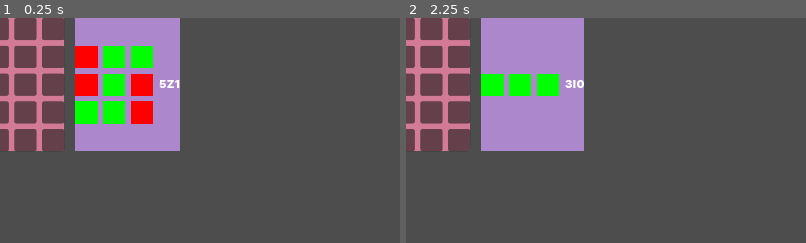
Above: before the commit, frames 1-2 (left to right).
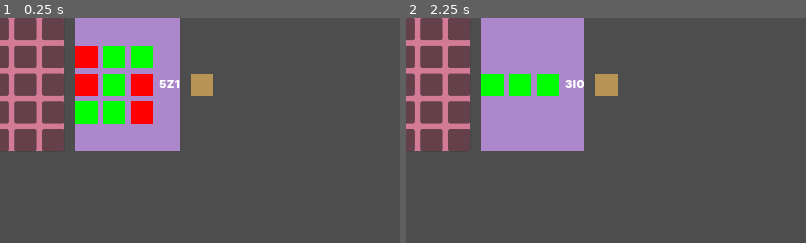
Above: after the commit, the same moments.

Repository: Pe3Hu/awa
Game: Godot game, scene res://entities/world/world.tscn
The game is run twice, just before and just after one commit, with the same random seed, the same clock (stepped at 60 frames per second) and the same inputs.
Inputs:
- Up to frame 1 (0.25 s): no input
- Up to frame 2 (2.25 s): tap Enter at 0.5, 2 s; hold D 0.53-1.28 s; tap Space at 1.25 s; hold A 1.28-2.03 s; hold D from 2.03 s (still down)
The pictures show only the part of the screen within x 9-59%, y 0-50%; the shares and areas given below are measured in that part.

The runs differ from the first frame. In frame 1, 0.5% of the frame differs, in the area x 47-54%, y 24-35%; in frame 2, 0.6%, in the area x 47-53%, y 24-35%.

Commit message:
version 0.0011
1. Hangar Board entity added

Diff:
--- a/entities/board/board_resource.gd
+++ b/entities/board/board_resource.gd
@@ -1 +1,4 @@
 class_name BoardResource extends Resource
+
+
+var gui: GUIResource
--- a/entities/board/convoy/board_convoy.gd
+++ b/entities/board/convoy/board_convoy.gd
@@ -2,9 +2,14 @@
 
 
 var coins := []#0, 2, 3, 4, 5]
+@export var resource: BoardConvoyResource
 
 
 func _ready() -> void:
+	resource.gui = gui.resource
+	gui.resource.convoy = resource
+	resource.calc_all_contracts()
+
 	for _i in 5 * 5:
 		var slot := Slot.new()
 		slot.init(self, TokenResource.Type.COMPARTMENT, Vector2(32, 32))
@@ -12,8 +17,8 @@
 
 	for _i in coins.size():
 		var token = TokenCompartment.new()
-		var resource = TokenCompartmentResource.new()
+		var _resource = TokenCompartmentResource.new()
 		resource.init(TokenResource.CompartmentSubtype.ANY, coins[_i])
-		token.init(resource)
+		token.init(_resource)
 		%Grid.get_child(_i).add_child(token)
 		#token.update_value()
--- a/entities/board/convoy/board_convoy.tscn
+++ b/entities/board/convoy/board_convoy.tscn
@@ -1,14 +1,19 @@
-[gd_scene load_steps=4 format=3 uid="uid://bhhwgsnlm0bqs"]
+[gd_scene load_steps=6 format=3 uid="uid://bhhwgsnlm0bqs"]
 
 [ext_resource type="PackedScene" uid="uid://dmtv5egd6dmj7" path="res://entities/board/board.tscn" id="1_qrunf"]
 [ext_resource type="Script" path="res://entities/board/convoy/board_convoy.gd" id="2_ggsi7"]
+[ext_resource type="Script" path="res://entities/board/convoy/board_convoy_resource.gd" id="3_4phee"]
 
 [sub_resource type="StyleBoxFlat" id="StyleBoxFlat_8e5mx"]
 bg_color = Color(0.826246, 0.476606, 0.588896, 1)
 
+[sub_resource type="Resource" id="Resource_ibf55"]
+script = ExtResource("3_4phee")
+
 [node name="BoardConvoy" instance=ExtResource("1_qrunf")]
 theme_override_styles/panel = SubResource("StyleBoxFlat_8e5mx")
 script = ExtResource("2_ggsi7")
+resource = SubResource("Resource_ibf55")
 
 [node name="Grid" parent="HBox" index="0"]
 columns = 5
--- a/entities/board/convoy/board_convoy_resource.gd
+++ b/entities/board/convoy/board_convoy_resource.gd
@@ -1 +1,18 @@
 class_name BoardConvoyResource extends BoardResource
+
+
+var contracts = []
+
+
+func calc_all_contracts() -> void:
+	for title in Global.dict.contract.title:
+		var contract = {}
+		contract.title = title
+		contract.aspects = Global.dict.contract.title[title].aspects
+		contracts.append(contract)
+		#contract.stars = []
+		#contract.star = 0
+		contract.appraisals = {}
+
+	var a = gui.convoy.contracts
+	pass
--- /dev/null
+++ b/entities/board/convoy/contract.json
@@ -0,0 +1,81 @@
+[
+ {
+  "title": "analysis",
+  "network": 7,
+  "stealth": 3
+ },
+ {
+  "title": "hitch",
+  "network": 2,
+  "payload": 8
+ },
+ {
+  "title": "assist",
+  "network": 5,
+  "energy": 5
+ },
+ {
+  "title": "contraband",
+  "speed": 2,
+  "payload": 2,
+  "stealth": 6
+ },
+ {
+  "title": "caravan",
+  "speed": 2,
+  "payload": 5,
+  "barrier": 3
+ },
+ {
+  "title": "express",
+  "speed": 7,
+  "payload": 3
+ },
+ {
+  "title": "evacuation",
+  "payload": 2,
+  "barrier": 8
+ },
+ {
+  "title": "escort",
+  "speed": 2,
+  "barrier": 4,
+  "firepower": 4
+ },
+ {
+  "title": "recharge",
+  "energy": 6,
+  "speed": 4
+ },
+ {
+  "title": "hunt",
+  "speed": 3,
+  "firepower": 7
+ },
+ {
+  "title": "assault",
+  "energy": 3,
+  "barrier": 2,
+  "firepower": 5
+ },
+ {
+  "title": "elimination",
+  "firepower": 6,
+  "stealth": 4
+ },
+ {
+  "title": "opening",
+  "network": 3,
+  "hack": 7
+ },
+ {
+  "title": "disconnection",
+  "energy": 2,
+  "hack": 8
+ },
+ {
+  "title": "theft",
+  "hack": 5,
+  "stealth": 5
+ }
+]
--- /dev/null
+++ b/entities/board/hangar/board_hangar.gd
@@ -0,0 +1,10 @@
+class_name BoardHangar extends Board
+
+
+@export var resource: BoardHangarResource
+
+
+func _ready() -> void:
+	resource.gui = gui.resource
+	gui.resource.hangar = resource
+	resource.calc_all_triplets()
--- /dev/null
+++ b/entities/board/hangar/board_hangar.tscn
@@ -0,0 +1,31 @@
+[gd_scene load_steps=6 format=3 uid="uid://c85ksps25sosc"]
+
+[ext_resource type="PackedScene" uid="uid://dmtv5egd6dmj7" path="res://entities/board/board.tscn" id="1_r8oi7"]
+[ext_resource type="Script" path="res://entities/board/hangar/board_hangar.gd" id="2_1cxff"]
+[ext_resource type="Script" path="res://entities/board/hangar/board_hangar_resource.gd" id="3_nc1cb"]
+
+[sub_resource type="StyleBoxFlat" id="StyleBoxFlat_fqjrw"]
+bg_color = Color(0.71768, 0.57559, 0.3369, 1)
+
+[sub_resource type="Resource" id="Resource_s6j7y"]
+script = ExtResource("3_nc1cb")
+
+[node name="BoardHangar" instance=ExtResource("1_r8oi7")]
+anchors_preset = -1
+anchor_left = 0.482639
+anchor_top = 0.469136
+anchor_right = 0.517361
+anchor_bottom = 0.530864
+offset_right = 0.0
+offset_bottom = 0.0
+grow_horizontal = 2
+grow_vertical = 2
+size_flags_horizontal = 4
+size_flags_vertical = 4
+theme_override_styles/panel = SubResource("StyleBoxFlat_fqjrw")
+script = ExtResource("2_1cxff")
+resource = SubResource("Resource_s6j7y")
+metadata/_edit_use_anchors_ = true
+
+[node name="Grid" parent="HBox" index="0"]
+columns = 5
--- /dev/null
+++ b/entities/board/hangar/board_hangar_resource.gd
@@ -0,0 +1,115 @@
+class_name BoardHangarResource extends BoardResource
+
+
+var triplets = []
+var performances = {}
+
+
+func calc_all_triplets() -> void:
+	var titles = []
+
+	for size in Global.dict.wagon.size:
+		var _titles = Global.dict.wagon.size[size].duplicate()
+		titles.append(_titles)
+
+	var combinations = Global.get_all_combinations(titles)
+
+	for combination in combinations:
+		var triplet = {}
+		triplet.combination = combination
+		triplet.aspects = {}
+
+		for title in combination:
+			for aspect in Global.dict.wagon.title[title].aspects:
+				if !triplet.aspects.has(aspect):
+					triplet.aspects[aspect] = 0
+
+				triplet.aspects[aspect] += Global.dict.wagon.title[title].aspects[aspect]
+
+		triplets.append(triplet)
+
+	calc_all_performances()
+
+func calc_all_performances() -> void:
+	var stars = {}
+	stars[1] = [-7, 0]
+	stars[2] = [1, 4]
+	stars[3] = [5, 8]
+	stars[4] = [9, 12]
+
+	for contract in gui.convoy.contracts:
+		#var sum_stars = 0
+
+		for triplet in triplets:
+			var performance = {}
+			performance.triplet = triplets.find(triplet)
+			performance.contract = gui.convoy.contracts.find(contract)
+			performance.appraisal = 0
+			#performance.appraisals = {}
+			#performance.success = true
+			var aspects = triplet.aspects.keys().filter(func (a): return !contract.aspects.has(a))
+			aspects.append_array(contract.aspects.keys())
+
+			for aspect in aspects:
+				var appraisal = 0
+
+				if triplet.aspects.has(aspect):
+					appraisal += triplet.aspects[aspect]
+
+				if contract.aspects.has(aspect):
+					appraisal -= contract.aspects[aspect]
+
+					#performance.appraisals[aspect] = appraisal
+					performance.appraisal += appraisal
+				else:
+					if appraisal < 0:
+						#performance.appraisals[aspect] = appraisal
+						performance.appraisal += appraisal
+
+				#if appraisal < 0 and performance.success:
+				#	performance.success = false
+
+			var fails = int(-performance.appraisal)
+
+			if fails <= -7:
+				fails = -7
+
+			if fails >= 12:
+				fails = 12
+
+			fails *= -1
+			#for star in stars:
+				#if fails >= stars[star].front() and fails <= stars[star].back():
+					#performance.star = star
+					#break
+			#
+			#contract.stars.append(performance.star)
+			#sum_stars += performance.star
+
+		#contract.star = snappedf(float(sum_stars) / triplets.size(), 0.01)
+		#print([contract.title, contract.star])
+
+			#if fails <= 5 and fails > 0:
+			if true:
+				if !contract.appraisals.has(fails):
+					contract.appraisals[fails] = []
+
+				contract.appraisals[fails].append(performance)
+
+		#var appraisals = contract.appraisals.keys()
+		#appraisals.sort()
+		#for appraisal in appraisals:
+		#	print([contract.title, appraisal, contract.appraisals[appraisal].size()])
+
+	#var fails = performances.keys()
+	#fails.sort()
+	#
+	#for _i in fails:
+		#print([_i, performances[_i]])
+	#performances.sort_custom(func(a, b): return a.appraisal > b.appraisal)
+
+
+
+
+
+	pass
--- a/entities/board/wagon/board_wagon.gd
+++ b/entities/board/wagon/board_wagon.gd
@@ -20,7 +20,7 @@
 		var slot = %Grid.get_child(_i)
 		slot.visible = _i < resource.dimension.x * resource.dimension.y
 		var x = _i % resource.dimension.x
-		var y = _i / resource.dimension.x
+		var y = int(float(_i) / resource.dimension.x)
 
 		if resource.grids.has(Vector2i(x, y)):
 			slot.status = SlotResource.Status.ACTIVE
--- /dev/null
+++ b/entities/board/wagon/wagon 2.json
@@ -0,0 +1,123 @@
+[
+ {
+  "title": "hat",
+  "size": 3,
+  "network": 7,
+  "energy": -3
+ },
+ {
+  "title": "wallet",
+  "size": 3,
+  "energy": 5,
+  "payload": -1
+ },
+ {
+  "title": "boot",
+  "size": 3,
+  "energy": -4,
+  "speed": 10,
+  "payload": -2
+ },
+ {
+  "title": "backpack",
+  "size": 3,
+  "energy": -2,
+  "speed": -3,
+  "payload": 9
+ },
+ {
+  "title": "key",
+  "size": 3,
+  "network": -1,
+  "hack": 3
+ },
+ {
+  "title": "sword",
+  "size": 3,
+  "energy": -1,
+  "barrier": 3
+ },
+ {
+  "title": "shield",
+  "size": 3,
+  "speed": -1,
+  "firepower": 3
+ },
+ {
+  "title": "cloak",
+  "size": 3,
+  "payload": -1,
+  "stealth": 3
+ },
+ {
+  "title": "spider",
+  "size": 4,
+  "network": 4,
+  "hack": 2
+ },
+ {
+  "title": "dragon",
+  "size": 4,
+  "energy": 4,
+  "firepower": 2
+ },
+ {
+  "title": "serpent",
+  "size": 4,
+  "speed": 4,
+  "stealth": 2
+ },
+ {
+  "title": "turtle",
+  "size": 4,
+  "payload": 4,
+  "barrier": 2
+ },
+ {
+  "title": "mother",
+  "size": 5,
+  "network": 4,
+  "energy": 2,
+  "payload": 3
+ },
+ {
+  "title": "glow",
+  "size": 5,
+  "network": 5,
+  "speed": 4
+ },
+ {
+  "title": "boiler",
+  "size": 5,
+  "energy": 3,
+  "payload": 6
+ },
+ {
+  "title": "twilight",
+  "size": 5,
+  "speed": 2,
+  "hack": 5,
+  "stealth": 2
+ },
+ {
+  "title": "punishment",
+  "size": 5,
+  "speed": 3,
+  "hack": 3,
+  "firepower": 3
+ },
+ {
+  "title": "crucible",
+  "size": 5,
+  "energy": 5,
+  "barrier": 2,
+  "firepower": 2
+ },
+ {
+  "title": "shelter",
+  "size": 5,
+  "payload": 2,
+  "barrier": 4,
+  "stealth": 3
+ }
+]
--- /dev/null
+++ b/entities/board/wagon/wagon.json
@@ -0,0 +1,153 @@
+[
+ {
+  "title": "hat",
+  "size": 3,
+  "network": 7,
+  "energy": -3
+ },
+ {
+  "title": "wallet",
+  "size": 3,
+  "energy": 5,
+  "payload": -1
+ },
+ {
+  "title": "boot",
+  "size": 3,
+  "energy": -4,
+  "speed": 10,
+  "payload": -2
+ },
+ {
+  "title": "backpack",
+  "size": 3,
+  "energy": -2,
+  "speed": -3,
+  "payload": 9
+ },
+ {
+  "title": "key",
+  "size": 3,
+  "network": -1,
+  "hack": 3
+ },
+ {
+  "title": "sword",
+  "size": 3,
+  "energy": -1,
+  "barrier": 3
+ },
+ {
+  "title": "shield",
+  "size": 3,
+  "speed": -1,
+  "firepower": 3
+ },
+ {
+  "title": "cloak",
+  "size": 3,
+  "payload": -1,
+  "stealth": 3
+ },
+ {
+  "title": "spider",
+  "size": 4,
+  "network": 4,
+  "hack": 2
+ },
+ {
+  "title": "dragon",
+  "size": 4,
+  "energy": 4,
+  "firepower": 2
+ },
+ {
+  "title": "serpent",
+  "size": 4,
+  "speed": 4,
+  "stealth": 2
+ },
+ {
+  "title": "turtle",
+  "size": 4,
+  "payload": 4,
+  "barrier": 2
+ },
+ {
+  "title": "sloth",
+  "size": 4,
+  "energy": 5,
+  "hack": -3,
+  "barrier": 3,
+  "firepower": 1
+ },
+ {
+  "title": "lynx",
+  "size": 4,
+  "speed": 5,
+  "barrier": -3,
+  "stealth": 4
+ },
+ {
+  "title": "parasite",
+  "size": 4,
+  "network": 5,
+  "hack": 4,
+  "firepower": -3
+ },
+ {
+  "title": "boar",
+  "size": 4,
+  "payload": 5,
+  "barrier": 1,
+  "firepower": 3,
+  "stealth": -3
+ },
+ {
+  "title": "mother",
+  "size": 5,
+  "network": 4,
+  "energy": 2,
+  "payload": 3
+ },
+ {
+  "title": "glow",
+  "size": 5,
+  "network": 5,
+  "speed": 4
+ },
+ {
+  "title": "boiler",
+  "size": 5,
+  "energy": 3,
+  "payload": 6
+ },
+ {
+  "title": "twilight",
+  "size": 5,
+  "speed": 2,
+  "hack": 5,
+  "stealth": 2
+ },
+ {
+  "title": "punishment",
+  "size": 5,
+  "speed": 3,
+  "hack": 3,
+  "firepower": 3
+ },
+ {
+  "title": "crucible",
+  "size": 5,
+  "energy": 5,
+  "barrier": 2,
+  "firepower": 2
+ },
+ {
+  "title": "shelter",
+  "size": 5,
+  "payload": 2,
+  "barrier": 4,
+  "stealth": 3
+ }
+]
--- a/entities/gui/gui.gd
+++ b/entities/gui/gui.gd
@@ -1 +1,4 @@
 class_name GUI extends CanvasLayer
+
+
+@export var resource: GUIResource
--- a/entities/gui/gui.tscn
+++ b/entities/gui/gui.tscn
@@ -1,12 +1,18 @@
-[gd_scene load_steps=4 format=3 uid="uid://do4xhwky8pgte"]
+[gd_scene load_steps=7 format=3 uid="uid://do4xhwky8pgte"]
 
 [ext_resource type="Script" path="res://entities/gui/gui.gd" id="1_r04wd"]
 [ext_resource type="PackedScene" uid="uid://bhhwgsnlm0bqs" path="res://entities/board/convoy/board_convoy.tscn" id="2_3jumh"]
+[ext_resource type="Script" path="res://entities/gui/gui_resource.gd" id="2_j4emd"]
 [ext_resource type="PackedScene" uid="uid://b32qo8wo2xufu" path="res://entities/board/wagon/board_wagon.tscn" id="3_8rhkk"]
+[ext_resource type="PackedScene" uid="uid://c85ksps25sosc" path="res://entities/board/hangar/board_hangar.tscn" id="4_lbxta"]
+
+[sub_resource type="Resource" id="Resource_mhl0t"]
+script = ExtResource("2_j4emd")
 
 [node name="GUI" type="CanvasLayer"]
 process_mode = 3
 script = ExtResource("1_r04wd")
+resource = SubResource("Resource_mhl0t")
 
 [node name="HBox" type="HBoxContainer" parent="."]
 offset_right = 40.0
@@ -14,10 +20,14 @@
 theme_override_constants/separation = 16
 alignment = 1
 
-[node name="ConvoyBoard" parent="HBox" node_paths=PackedStringArray("gui") instance=ExtResource("2_3jumh")]
+[node name="BoardConvoy" parent="HBox" node_paths=PackedStringArray("gui") instance=ExtResource("2_3jumh")]
 layout_mode = 2
 gui = NodePath("../..")
 
-[node name="WagonBoard" parent="HBox" instance=ExtResource("3_8rhkk")]
+[node name="BoardWagon" parent="HBox" node_paths=PackedStringArray("gui") instance=ExtResource("3_8rhkk")]
 layout_mode = 2
-gui = Object(CanvasLayer,"_import_path":NodePath(""),"unique_name_in_owner":false,"process_mode":3,"process_priority":0,"process_physics_priority":0,"process_thread_group":0,"physics_interpolation_mode":0,"auto_translate_mode":0,"editor_description":"","layer":1,"visible":true,"offset":Vector2(0, 0),"rotation":0.0,"scale":Vector2(1, 1),"transform":Transform2D(1, 0, 0, 1, 0, 0),"follow_viewport_enabled":false,"follow_viewport_scale":1.0,"script":ExtResource("1_r04wd"))
+gui = NodePath("../..")
+
+[node name="BoardHangar" parent="HBox" node_paths=PackedStringArray("gui") instance=ExtResource("4_lbxta")]
+layout_mode = 2
+gui = NodePath("../..")
--- /dev/null
+++ b/entities/gui/gui_resource.gd
@@ -0,0 +1,5 @@
+class_name GUIResource extends Resource
+
+
+var hangar: BoardHangarResource
+var convoy: BoardConvoyResource
--- a/entities/token/compartment/token_compartment.gd
+++ b/entities/token/compartment/token_compartment.gd
@@ -12,5 +12,5 @@
 	#var a = %Value
 	#
 func update_value() -> void:
-	var a = %Value
+	#var a = %Value
 	%Value.text = str(resource.value)
--- a/entities/world/world.gd
+++ b/entities/world/world.gd
@@ -24,13 +24,3 @@
 		match event.keycode:
 			KEY_ESCAPE:
 				get_tree().quit()
-
-
-#var waffle: waffleResource:
-	#set = set_waffle
-#
-#
-#func set_waffle(waffle_: waffleResource) -> ShipResource:
-	#waffle = waffle_
-	#waffle.ships.append(self)
-	#return self
--- a/script/Global.gd
+++ b/script/Global.gd
@@ -27,6 +27,8 @@
 
 func init_dict() -> void:
 	init_pattern()
+	init_wagon()
+	init_contract()
 
 func init_pattern() -> void:
 	dict.pattern = {}
@@ -70,6 +72,56 @@
 
 		dict.pattern.size[pattern.size].append(pattern.index)
 
+func init_wagon() -> void:
+	dict.wagon = {}
+	dict.wagon.title = {}
+	dict.wagon.size = {}
+	var exceptions = ["title", "size"]
+
+	var path = "res://entities/board/wagon/wagon.json"
+	var array = load_data(path)
+
+	for wagon in array:
+		var data = {}
+		data.aspects = {}
+		data.size = int(wagon.size)
+
+		for key in wagon:
+			if !exceptions.has(key):
+				data.aspects[key] = wagon[key]
+
+		dict.wagon.title[wagon.title] = data
+
+		if !dict.wagon.size.has(data.size):
+			dict.wagon.size[data.size] = []
+
+		dict.wagon.size[data.size].append(wagon.title)
+
+func init_contract() -> void:
+	dict.contract = {}
+	dict.contract.title = {}
+	dict.contract.aspect = {}
+	var exceptions = ["title"]
+
+	var path = "res://entities/board/convoy/contract.json"
+	var array = load_data(path)
+
+	for contract in array:
+		var data = {}
+		data.aspects = {}
+
+		for key in contract:
+			if !exceptions.has(key):
+				data.aspects[key] = contract[key]
+
+		dict.contract.title[contract.title] = data
+
+		for aspect in data.aspects:
+			if !dict.contract.aspect.has(aspect):
+				dict.contract.aspect[aspect] = []
+
+			dict.contract.aspect[aspect].append(contract.title)
+
 func init_vec():
 	vec.size = {}
 	vec.size.sixteen = Vector2(16, 16)
@@ -125,3 +177,31 @@
 
 	print("!bug! index_r error in get_random_key func")
 	return null
+
+func get_all_combinations(array_: Array) -> Array:
+	var combinations = {}
+	combinations[0] = array_.duplicate()
+	combinations[1] = []
+
+	for child in array_.front():
+		combinations[1].append([child])
+
+	for _i in array_.size() - 1:
+		set_combinations_based_on_size(combinations, _i + 2)
+
+	return combinations[array_.size()]
+
+func set_combinations_based_on_size(combinations_: Dictionary, size_: int) -> void:
+	var parents = combinations_[size_-1]
+	combinations_[size_] = []
+
+	for parent in parents:
+		for child in combinations_[0][size_ - 1]:
+			if !parent.has(child):
+				var combination = []
+				combination.append_array(parent)
+				combination.append(child)
+				combination.sort_custom(func(a, b): return combinations_[0].find(a) < combinations_[0].find(b))
+
+				if !combinations_[size_].has(combination):
+					combinations_[size_].append(combination)
